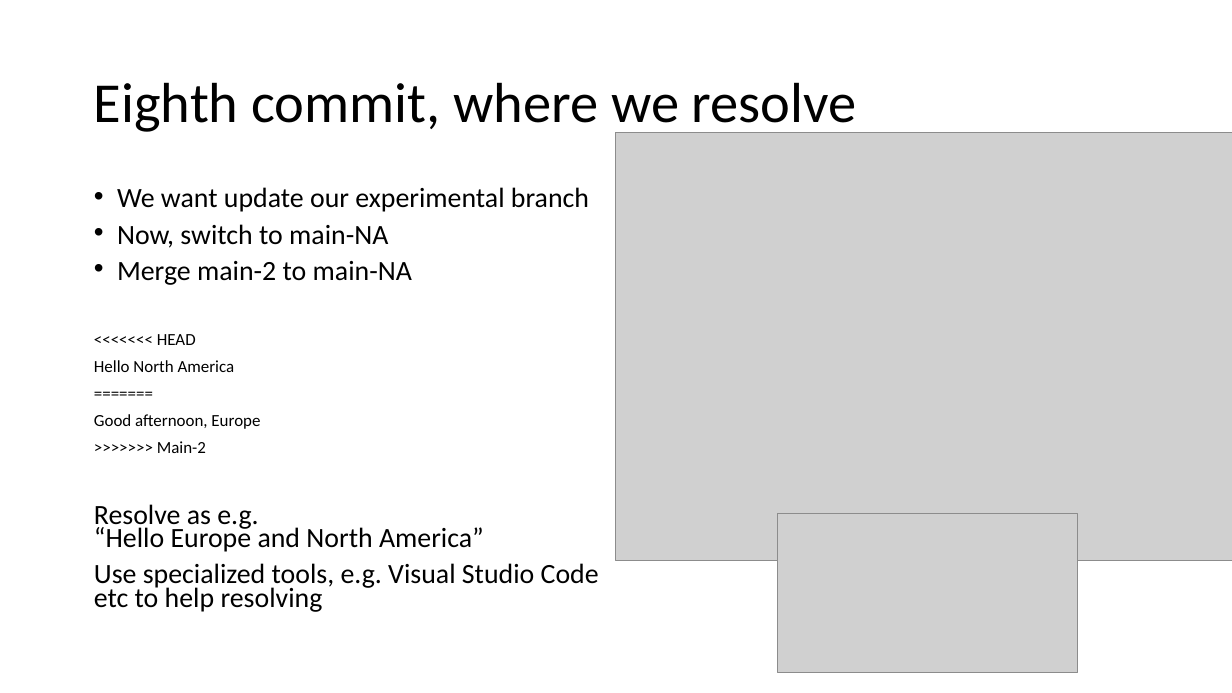
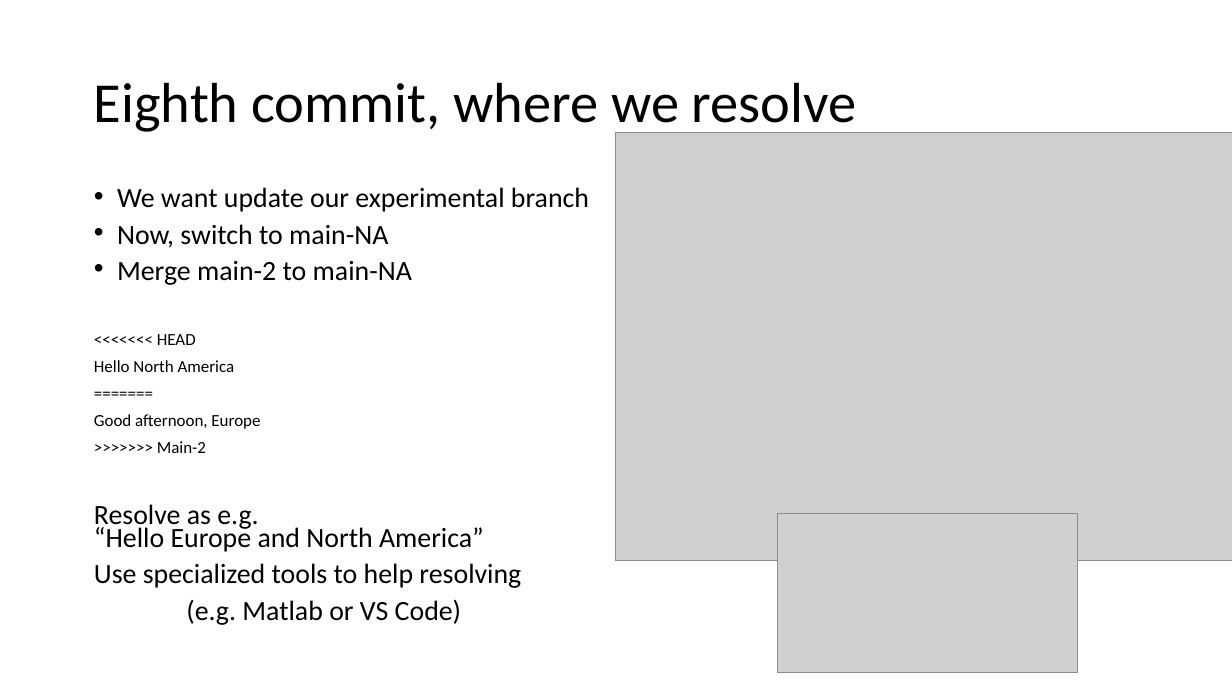
Before and after one commit to yuricai/Phys520, a slide deck: slide 32 of 01_GitTutorial/HowToGit - hands on.pptx (slide 30 before the commit). Drawn at 1232x693 pixels with LibreOffice and Linux fonts; fonts in the diff are those of the drawing; grey boxes stand for pictures. Boxes give left, top, right and bottom in pixels: in the first picture for what was removed or moved away, otherwise in the second. Text is boxed around its words. In the diff, an @@ line names an element or a change of style, - is before the commit and + after.

```diff
--- a/01_GitTutorial/HowToGit - hands on.pptx
+++ b/01_GitTutorial/HowToGit - hands on.pptx
@@ text at (94, 563, 521, 625): text changed @@
-Use specialized tools, e.g. Visual Studio Code etc to help resolving
+Use specialized tools to help resolving
+(e.g. Matlab or VS Code)
```
Also in this commit, not shown: 7 other slides changed, 5 slides added, 1 slide removed, 2 other files.
